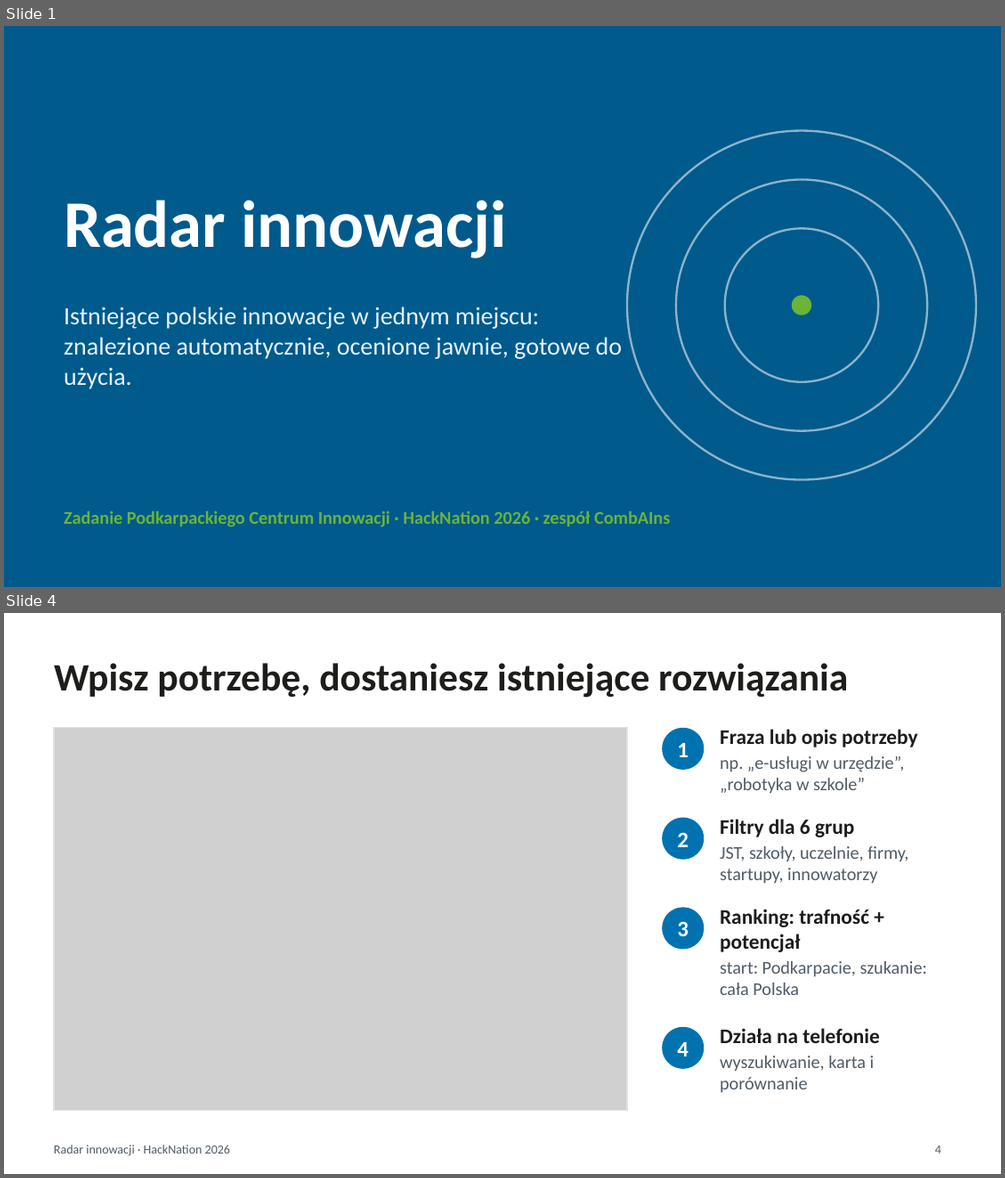
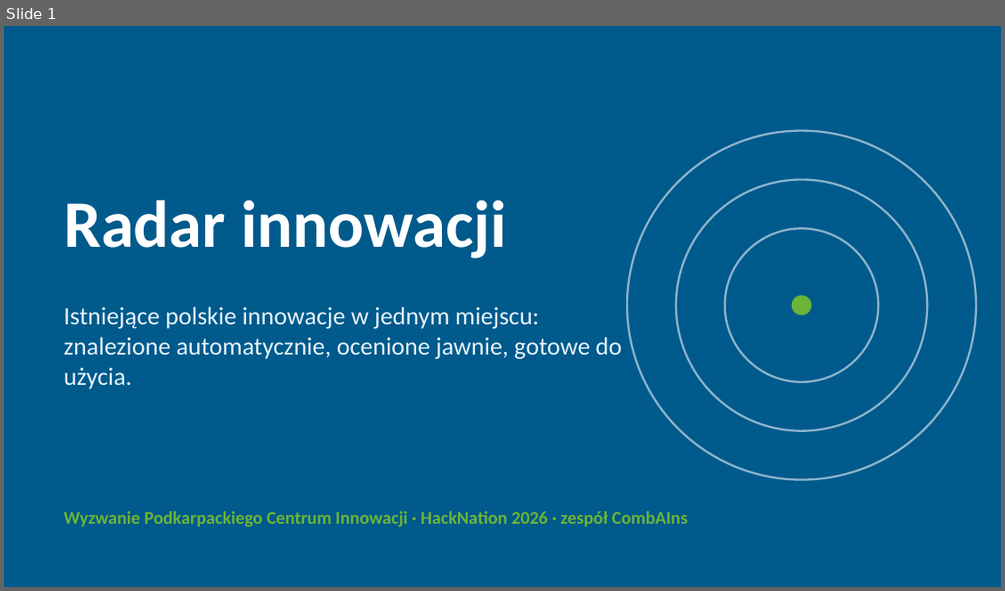
Before and after one commit to FilipLangiewicz/InnovationHub, a slide deck: docs/presentation/Radar_innowacji.pptx. Shown one above the other, each under a label of ours: slides 1 and 4 before the commit, slide 1 after it; the slides between them are not shown. The pictures are 1005x1178 and 1005x591 pixels, drawn with LibreOffice and Linux fonts; fonts in the diff are those of the drawing; grey boxes stand for pictures. Boxes give left, top, right and bottom in pixels: in the first picture for what was removed or moved away, otherwise in the second. Text is boxed around its words. In the diff, an @@ line names an element or a change of style, - is before the commit and + after.

Commit message:
Make the presentation simpler and add the team slide (#59)
Remove the footers and the icon circles, explain the abbreviations at first use,
join the search and card slides and add the team with photos and LinkedIn.

```diff
--- a/docs/presentation/Radar_innowacji.pptx
+++ b/docs/presentation/Radar_innowacji.pptx
@@ slide 4 removed at (4,613,1001,1174), background #FFFFFF @@
@@ title removed at (54,663,848,698) @@
-Wpisz potrzebę, dostaniesz istniejące rozwiązania
@@ picture removed at (54,728,627,1110) @@
@@ rectangle removed at (54,728,627,1110) @@
@@ ellipse removed at (662,728,704,770) @@
@@ text removed at (677,743,688,757) @@
-1
@@ text removed at (720,729,917,794) @@
-Fraza lub opis potrzeby
-np. „e-usługi w urzędzie”, „robotyka w szkole”
@@ ellipse removed at (662,818,704,860) @@
@@ text removed at (720,819,908,884) @@
-Filtry dla 6 grup
-JST, szkoły, uczelnie, firmy, startupy, innowatorzy
@@ text removed at (677,832,688,847) @@
-2
@@ ellipse removed at (662,907,704,949) @@
@@ text removed at (677,921,688,936) @@
-3
@@ text removed at (720,908,927,995) @@
-Ranking: trafność + potencjał
-start: Podkarpacie, szukanie: cała Polska
@@ ellipse removed at (662,1027,704,1069) @@
@@ text removed at (720,1028,879,1093) @@
-Działa na telefonie
-wyszukiwanie, karta i porównanie
@@ text removed at (677,1042,688,1056) @@
-4
@@ text removed at (54,1144,230,1156) @@
-Radar innowacji · HackNation 2026
@@ page number removed at (935,1145,941,1153) @@
-4
@@ slide 1 changed as well @@
@@ text at (64,511,688,527): text changed @@
-Zadanie Podkarpackiego Centrum Innowacji · HackNation 2026 · zespół CombAIns
+Wyzwanie Podkarpackiego Centrum Innowacji · HackNation 2026 · zespół CombAIns
```
Also in this commit, not shown: 7 other slides changed, 2 slides added, 1 other slide removed, 6 other files.
